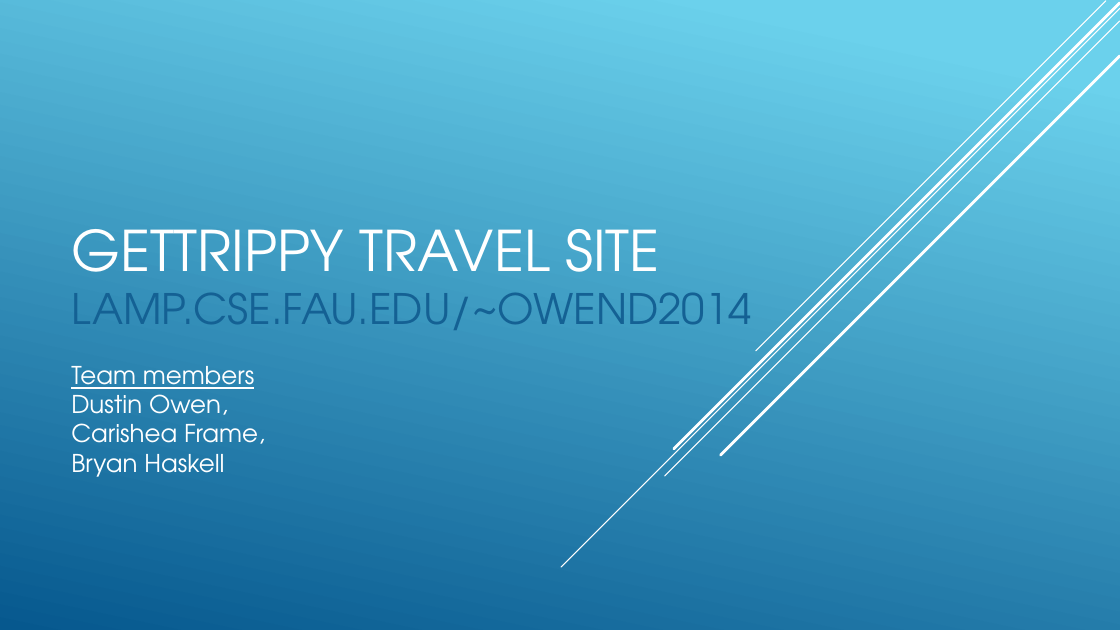
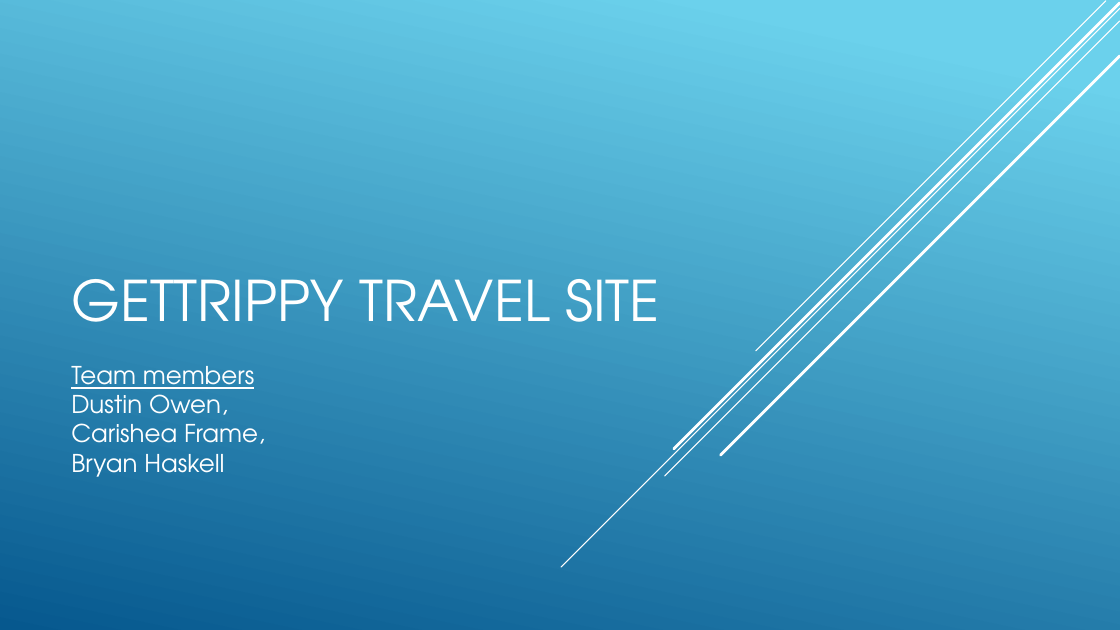
Before and after one commit to Acilyn/SyntaxError, a slide deck: slide 1 of GETTRIPPY_TRAVEL_SITE.pptx. Drawn at 1120x630 pixels with LibreOffice and Linux fonts; fonts in the diff are those of the drawing. Boxes give left, top, right and bottom in pixels: in the first picture for what was removed or moved away, otherwise in the second. Text is boxed around its words. In the diff, an @@ line names an element or a change of style, - is before the commit and + after.

```diff
--- a/GETTRIPPY_TRAVEL_SITE.pptx
+++ b/GETTRIPPY_TRAVEL_SITE.pptx
@@ title at [71, 279, 659, 322]: text changed; size 36 to 48 pt; text colour #146194 to #FFFFFF @@
-GETTRIPPY TRAVEL SITE
-LAMP.CSE.FAU.EDU/~OWEND2014
+GETTRIPPY TRAVEL SITE
```
Also in this commit, not shown: 4 other slides changed, 1 slide added, 1 slide removed, 2 other files.
